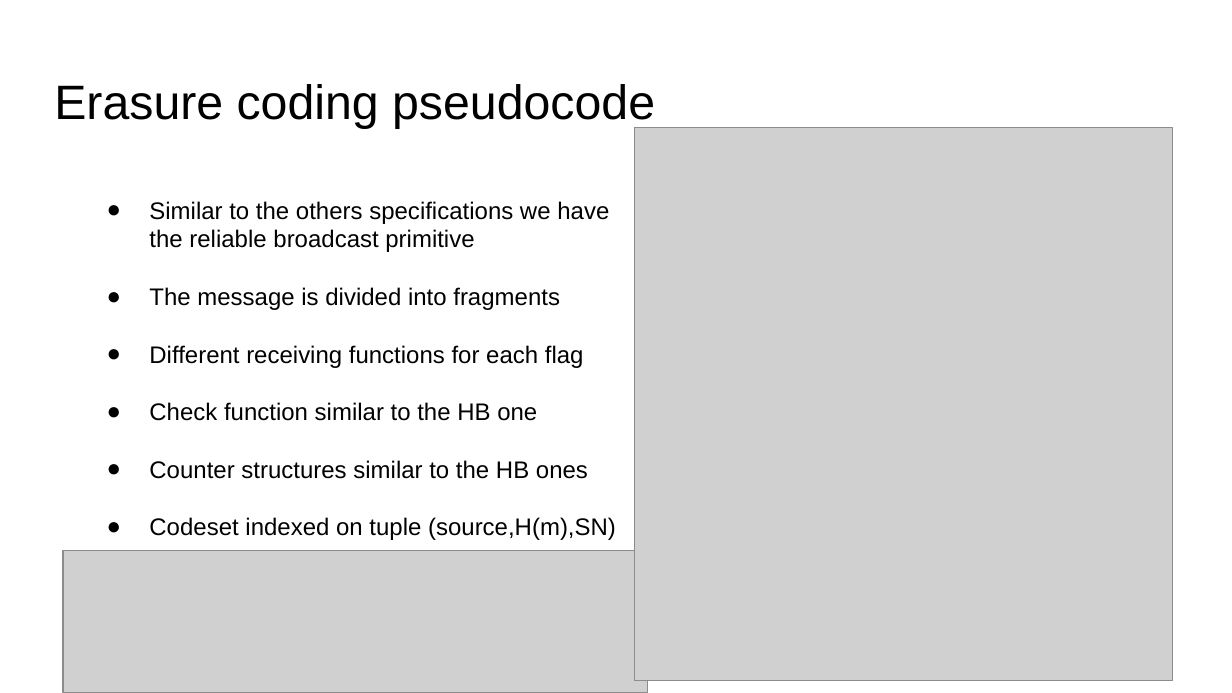
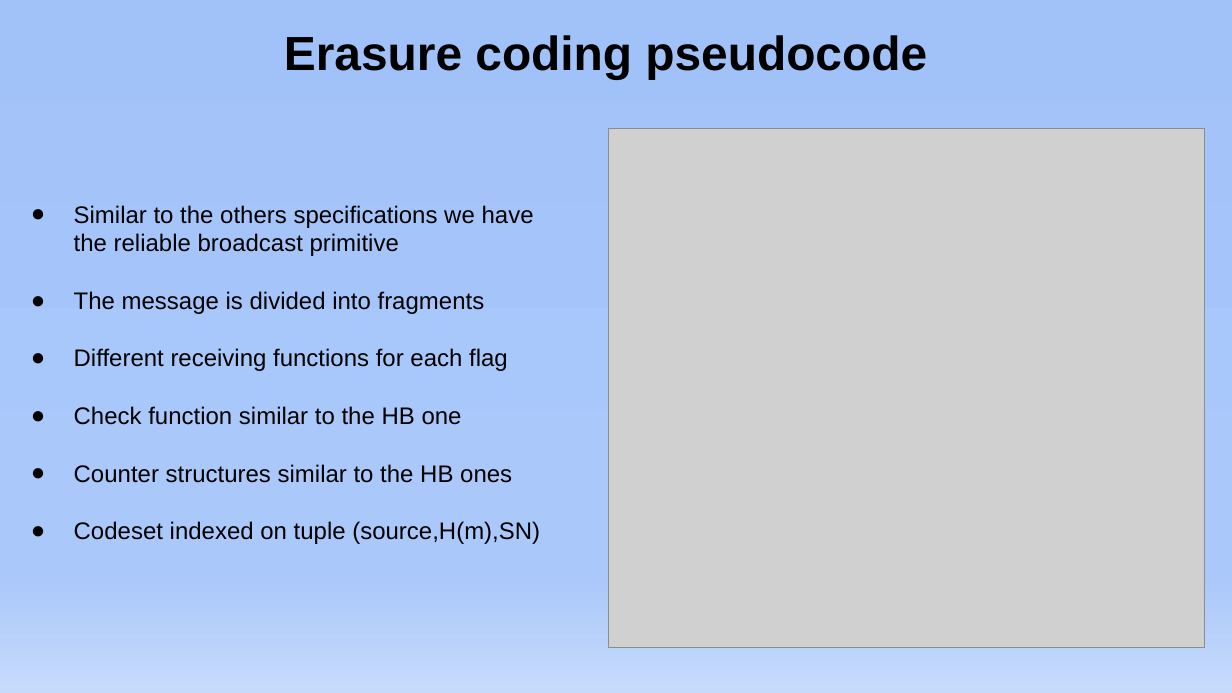
Before and after one commit to GabrieleLerani/Distributed-System-Broadcast-primitive-with-Byzantine-process, a slide deck: slide 9 of DOC/DDS_Presentation.pptx (slide 8 before the commit). Drawn at 1232x693 pixels with LibreOffice and Linux fonts; fonts in the diff are those of the drawing; grey boxes stand for pictures. Boxes give left, top, right and bottom in pixels: in the first picture for what was removed or moved away, otherwise in the second. Text is boxed around its words. In the diff, an @@ line names an element or a change of style, - is before the commit and + after.

```diff
--- a/DOC/DDS_Presentation.pptx
+++ b/DOC/DDS_Presentation.pptx
@@ background #FFFFFF to gradient #A1C2F9 to #AAC8FA to #C6DAFC @@
@@ subtitle "Erasure coding pseudocode": place and size @@
-subtitle "Erasure coding pseudocode" at <box>54,84,655,129</box>
+subtitle "Erasure coding pseudocode" at <box>284,35,927,79</box>
@@ subtitle "Erasure coding pseudocode" at <box>284,35,927,79</box>: size 28.2 to 28 pt, bold on; line spacing 1 to 0.9 @@
@@ picture: place and size @@
-picture at <box>634,128,1173,681</box>
+picture at <box>609,128,1204,648</box>
@@ text "Similar to the others specifications ...": place and size @@
-text "Similar to the others specifications ..." at <box>149,201,616,540</box>
+text "Similar to the others specifications ..." at <box>74,205,540,544</box>
@@ picture removed at <box>63,551,647,692</box> @@
```
Also in this commit, not shown: 12 other slides changed, 1 slide added, 2 slides removed.
